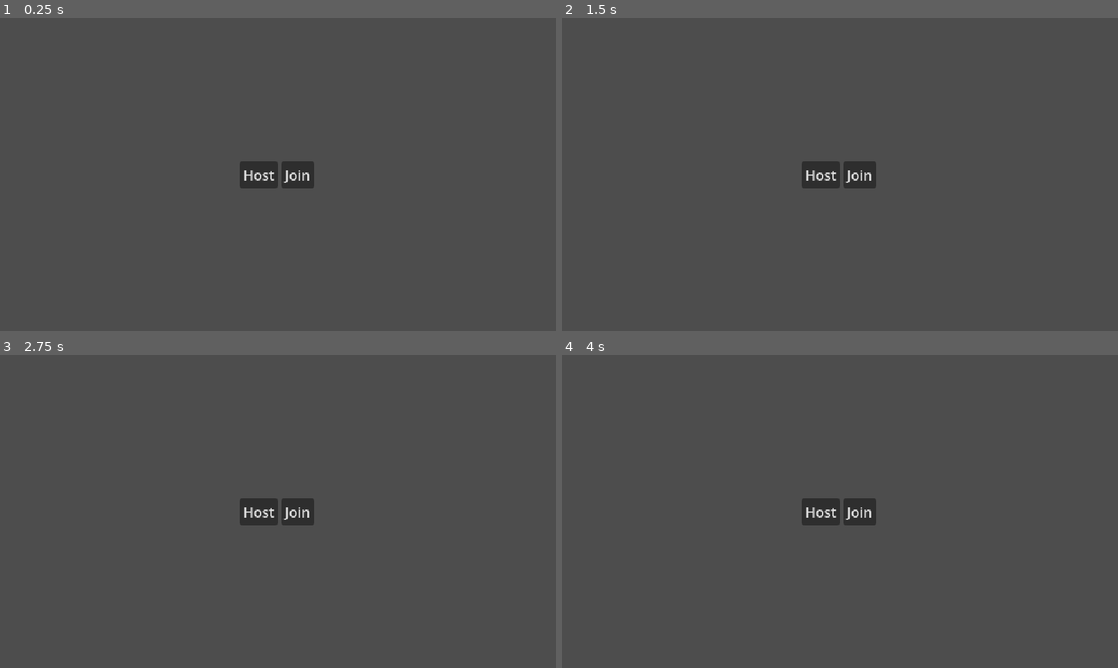
Above: before the commit, frames 1-4 (two rows, left to right).
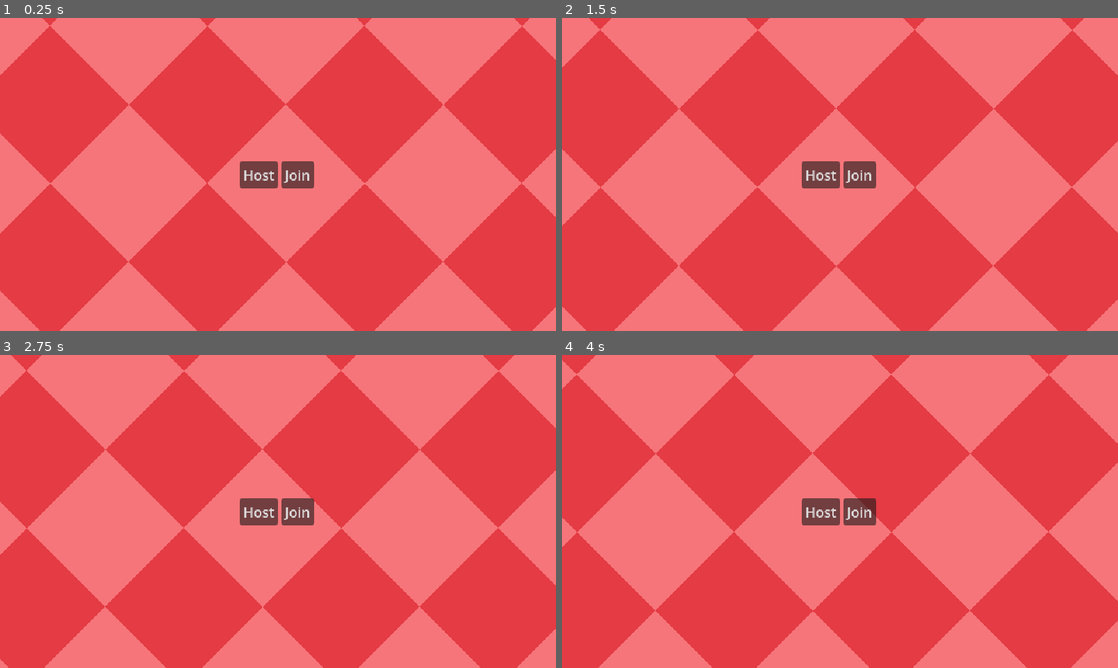
Above: after the commit, the same moments.

Repository: noahpete/zombies
Game: Godot game, scene res://scenes/ui/main_menu/main_menu.tscn
Same seed, same stepped clock (60 frames per second), same inputs: the game is played once before the commit and once after it.
Inputs (mouse positions are in pixels of both pictures, inside the frame that each line leads up to):
- Up to frame 1 (0.25 s): no input
- Up to frame 2 (1.5 s): move the mouse to (962, 158) at 0.52 s; press the mouse at (962, 158) at 0.53 s; hold D (right) 0.53-1.28 s; move the mouse to (728, 190) at 1.27 s; release the mouse at (728, 190) at 1.28 s; hold S (down) from 1.28 s (still down); tap I at 1.35 s
- Up to frame 3 (2.75 s): move the mouse to (333, 442) at 2.02 s; release S (down) at 2.03 s; press the mouse at (333, 442) at 2.03 s; hold D (right) from 2.03 s (still down)
- Up to frame 4 (4 s): move the mouse to (812, 574) at 2.77 s; release D (right) at 2.78 s; release the mouse at (812, 574) at 2.78 s; hold W (up) 2.78-3.53 s; tap I at 2.85 s; move the mouse to (1006, 558) at 3.52 s; press the mouse at (1006, 558) at 3.53 s; hold A (left) from 3.53 s (still down)

The runs differ from the first frame. In frame 1, 100% of the frame differs, in the area x 0-100%, y 0-100%; in frame 2, 100%; in frame 3, 100%; in frame 4, 100%.

Commit message:
Add basic background pattern

Diff:
--- a/project.godot
+++ b/project.godot
@@ -18,6 +18,7 @@
 [autoload]
 
 Events="*uid://2yvm6et4thm4"
+Background="*uid://cvjyx5ql5m4j6"
 
 [display]
 
--- /dev/null
+++ b/resources/background.gdshader
@@ -0,0 +1,6 @@
+shader_type canvas_item;
+
+void fragment() {
+	vec4 color = texture(TEXTURE, UV + vec2(0.04 * TIME, 0.02 * TIME));
+	COLOR = color;
+}
--- a/scenes/main/main.tscn
+++ b/scenes/main/main.tscn
@@ -1,7 +1,7 @@
 [gd_scene format=3 uid="uid://dmmubmixwr8u"]
 
 [ext_resource type="Script" uid="uid://b4d71vs70tny8" path="res://scenes/main/main.gd" id="1_iuonh"]
-[ext_resource type="Texture2D" uid="uid://rakclwcqyvgf" path="res://assets/background.png" id="2_iuonh"]
+[ext_resource type="Texture2D" uid="uid://rakclwcqyvgf" path="res://assets/helipad.png" id="2_iuonh"]
 [ext_resource type="PackedScene" uid="uid://bag43dlp0dn6w" path="res://scenes/managers/enemy_manager/enemy_manager.tscn" id="2_k2fmo"]
 
 [sub_resource type="RectangleShape2D" id="RectangleShape2D_wcut5"]
@@ -23,8 +23,8 @@
 
 [node name="World" type="Node2D" parent="." unique_id=365328731]
 
-[node name="Background" type="Sprite2D" parent="World" unique_id=774326454]
-scale = Vector2(0.8, 0.8)
+[node name="Arena" type="Sprite2D" parent="World" unique_id=774326454]
+scale = Vector2(0.6, 0.6)
 texture = ExtResource("2_iuonh")
 centered = false
 offset = Vector2(-214, -120)
@@ -73,8 +73,8 @@
 zoom = Vector2(2, 2)
 
 [node name="SpawnRectangle" type="ReferenceRect" parent="." unique_id=2001752095]
-offset_left = -130.0
-offset_top = -70.0
-offset_right = 130.0
-offset_bottom = 70.0
+offset_left = -98.0
+offset_top = -50.0
+offset_right = 98.0
+offset_bottom = 48.0
 mouse_filter = 2
--- /dev/null
+++ b/scenes/ui/background/background.tscn
@@ -0,0 +1,16 @@
+[gd_scene format=3 uid="uid://cvjyx5ql5m4j6"]
+
+[ext_resource type="Shader" uid="uid://dobyspagla57r" path="res://resources/background.gdshader" id="1_2gprg"]
+[ext_resource type="Texture2D" uid="uid://h7jghiq0ahf6" path="res://assets/background.png" id="2_qijbw"]
+
+[sub_resource type="ShaderMaterial" id="ShaderMaterial_e8t4i"]
+shader = ExtResource("1_2gprg")
+
+[node name="Background" type="Sprite2D" unique_id=205708079]
+texture_repeat = 2
+material = SubResource("ShaderMaterial_e8t4i")
+position = Vector2(276, 99)
+rotation = -0.7853982
+texture = ExtResource("2_qijbw")
+region_enabled = true
+region_rect = Rect2(0, 0, 1200, 1200)
Binary file changed: assets/background.png
Binary file added: assets/helipad.png
Not shown, changed: assets/helipad.png.import
Not shown, added: resources/background.gdshader.uid
